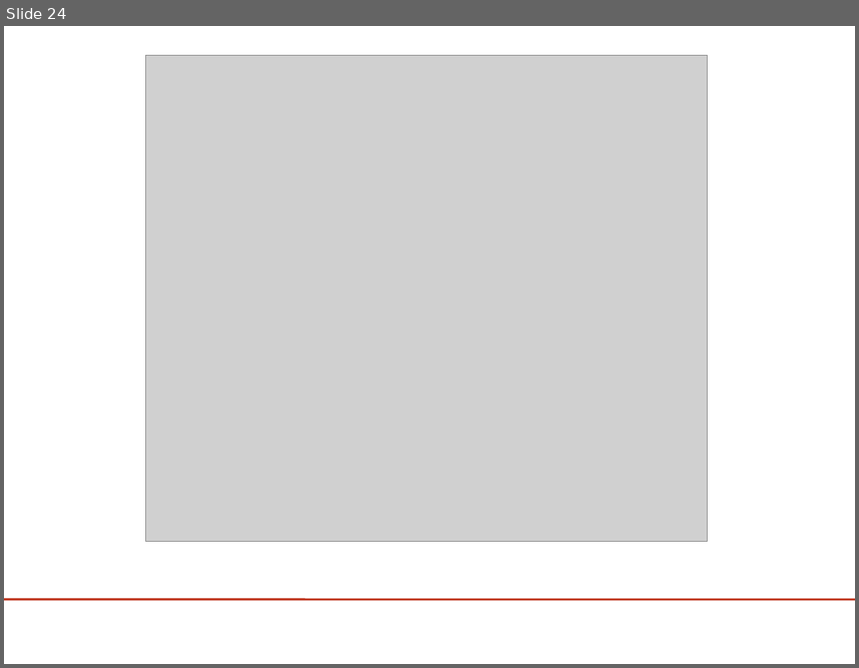
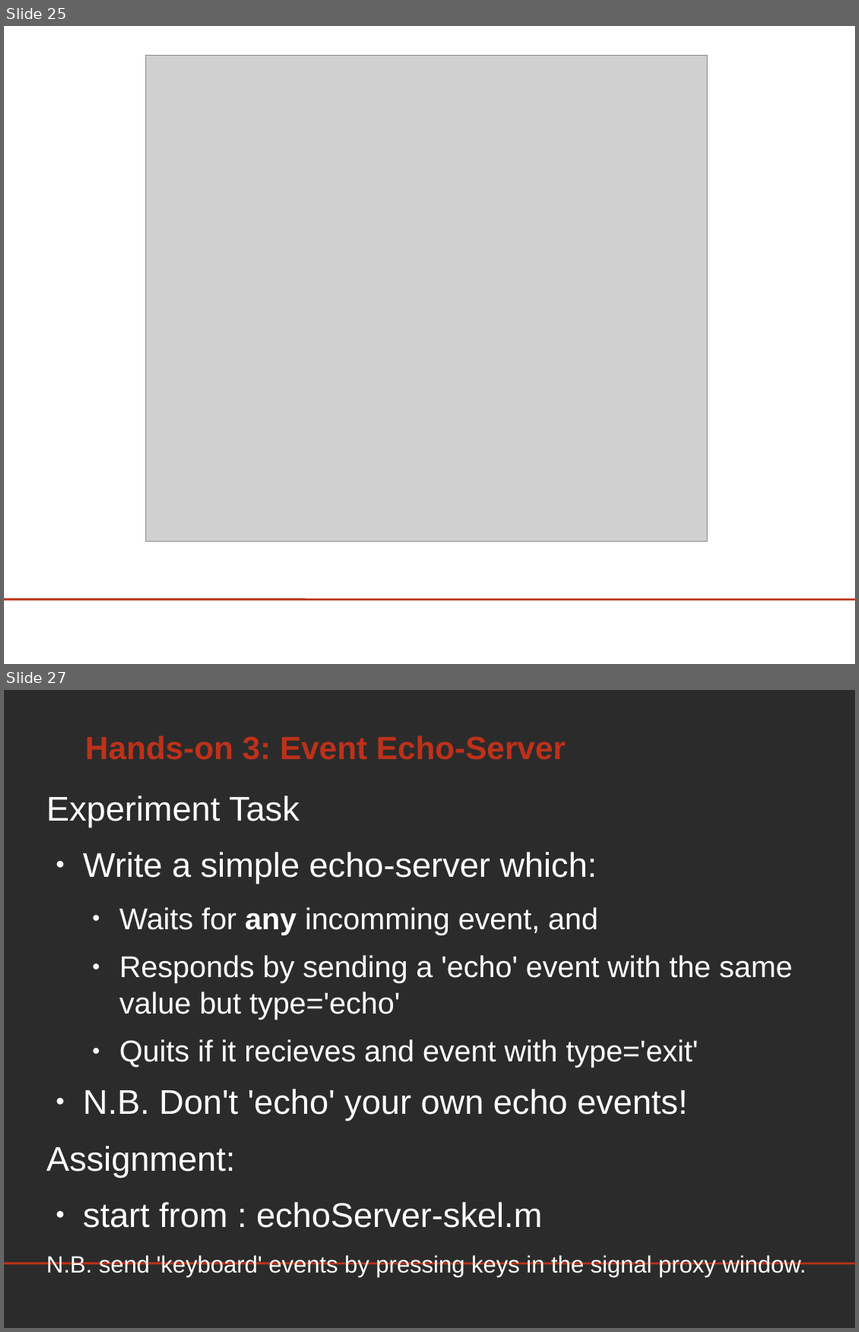
Before and after one commit to phpvdb/buffer_bci, a slide deck: tutorial/lect3-helloworld/HelloWorld_ERPViewer.odp. Shown one above the other, each under a label of ours: slide 24 before the commit, slides 25 and 27 after it; the slides between them are not shown. The pictures are 859x668 and 859x1332 pixels, drawn with LibreOffice and Linux fonts; fonts in the diff are those of the drawing; grey boxes stand for pictures; background and template pictures are left out; a plain dark background stands for a picture behind light text. Boxes give left, top, right and bottom in pixels: in the first picture for what was removed or moved away, otherwise in the second. Text is boxed around its words. In the diff, an @@ line names an element or a change of style, - is before the commit and + after.

```diff
--- a/tutorial/lect3-helloworld/HelloWorld_ERPViewer.odp
+++ b/tutorial/lect3-helloworld/HelloWorld_ERPViewer.odp
@@ slide 27 added at (4,690,855,1328), background picture (left out); not listed: 1 template element that a slide beside it also shows @@
@@ text added at (85,736,566,760), 30 pt, text #BE311A, bold @@
+Hands-on 3: Event Echo-Server
@@ text added at (47,796,807,1277), 28 pt, text #FFFFFF @@
+Experiment Task
+● Write a simple echo-server which:
+  ● Waits for any incomming event, and
+  ● Responds by sending a 'echo' event with the same value but type='echo'
+  ● Quits if it recieves and event with type='exit'
+● N.B. Don't 'echo' your own echo events!
+Assignment:
+● start from : echoServer-skel.m
+N.B. send 'keyboard' events by pressing keys in the signal proxy window.
@@ what was slide 24 is now slide 25 @@
```
Also in this commit, not shown: 5 slides changed, 5 other slides added, 1 other file.
